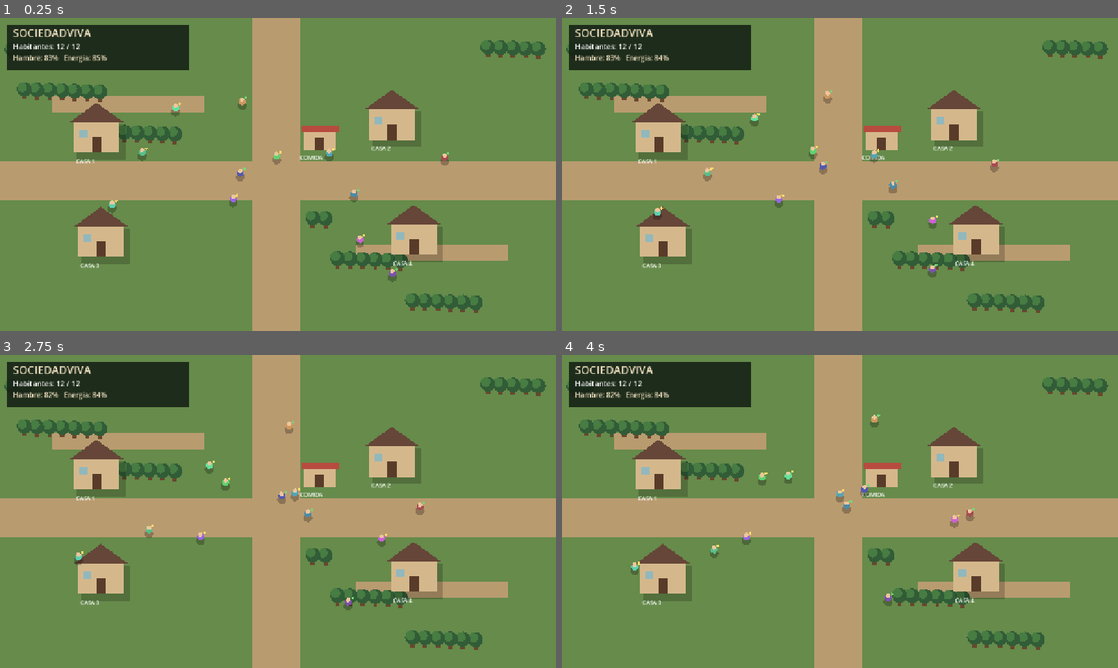
Above: before the commit, frames 1-4 (two rows, left to right).
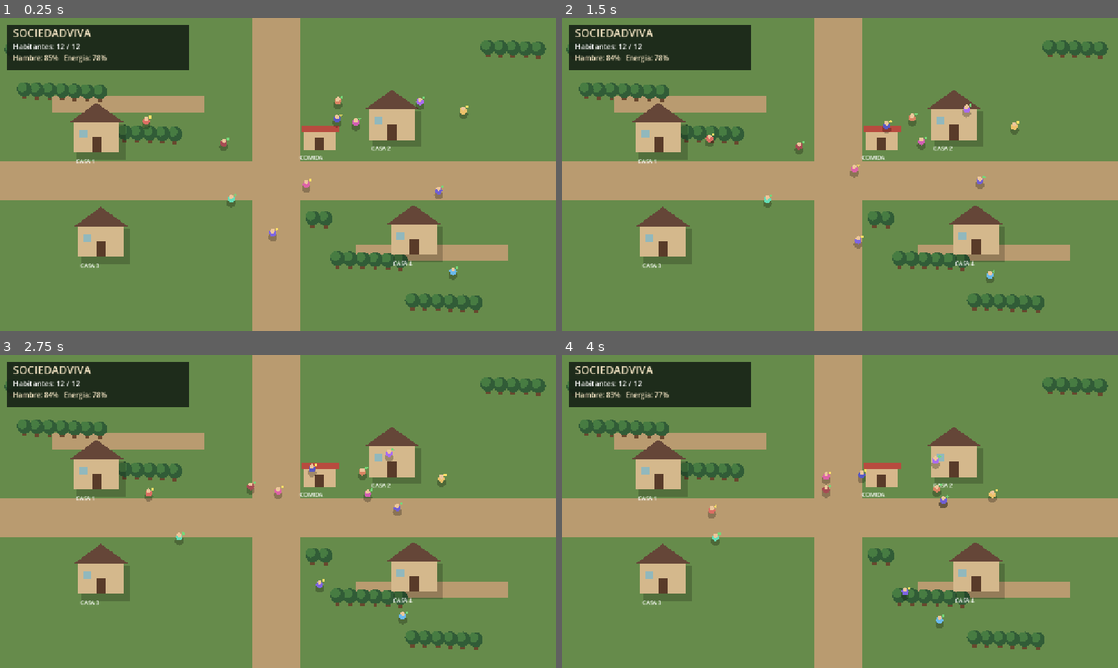
Above: after the commit, the same moments.

Repository: andy2002pro-tech/Kingdom
Game: Godot game, scene res://scenes/main/main.tscn
Same seed, same stepped clock (60 frames per second), same inputs: the game is played once before the commit and once after it.
Inputs:
- Up to frame 1 (0.25 s): no input
- Up to frame 2 (1.5 s): no input
- Up to frame 3 (2.75 s): no input
- Up to frame 4 (4 s): no input

The runs differ from the first frame. In frame 1, 1.2% of the frame differs, in the area x 8-85%, y 11-85%; in frame 2, 1.2%, in the area x 8-83%, y 11-85%; in frame 3, 1.2%; in frame 4, 1.2%.

Commit message:
SociedadViva v0.3.0 - Relaciones y conversaciones

Diff:
--- a/scripts/main.gd
+++ b/scripts/main.gd
@@ -41,6 +41,8 @@
         person.target = _random_target()
         citizens.append(person)
 
+    _initialize_relationships()
+
 func _random_target() -> Vector2:
     return Vector2(
         rng.randf_range(100, 1180),
@@ -115,7 +117,179 @@
             if person.position.distance_to(person.target) < 8.0:
                 person.target = _random_target()
 
+    _update_social(person, delta)
     person.update_mood()
+
+
+func _initialize_relationships() -> void:
+    for i in range(citizens.size()):
+        for j in range(i + 1, citizens.size()):
+            var first = citizens[i]
+            var second = citizens[j]
+            var affinity = rng.randf_range(-12.0, 15.0)
+
+            if first.personality == second.personality:
+                affinity += 3.0
+
+            first.set_relationship(second.id, affinity)
+            second.set_relationship(first.id, affinity)
+
+
+func _get_citizen_by_id(citizen_id: int) -> Citizen:
+    for person in citizens:
+        if person.id == citizen_id:
+            return person
+
+    return null
+
+
+func _update_social(person: Citizen, delta: float) -> void:
+    if person.social_partner_id == -1:
+        if person.activity != "Paseando":
+            return
+
+        if person.hunger < 45.0 or person.energy < 40.0:
+            return
+
+        person.social_cooldown = maxf(
+            0.0,
+            person.social_cooldown - delta
+        )
+
+        if person.social_cooldown > 0.0:
+            return
+
+        var nearest: Citizen = null
+        var best_distance = 110.0
+
+        for other in citizens:
+            if other.id == person.id:
+                continue
+
+            if other.social_partner_id != -1:
+                continue
+
+            if other.activity != "Paseando":
+                continue
+
+            if other.hunger < 45.0 or other.energy < 40.0:
+                continue
+
+            var distance = person.position.distance_to(other.position)
+
+            if distance < best_distance:
+                best_distance = distance
+                nearest = other
+
+        if nearest == null:
+            person.social_cooldown = 1.5
+            return
+
+        var meeting_point = (
+            person.position + nearest.position
+        ) / 2.0
+
+        person.social_partner_id = nearest.id
+        nearest.social_partner_id = person.id
+
+        person.social_time = 0.0
+        nearest.social_time = 0.0
+
+        person.activity = "Conversando"
+        nearest.activity = "Conversando"
+
+        person.target = meeting_point
+        nearest.target = meeting_point
+        return
+
+    var partner = _get_citizen_by_id(person.social_partner_id)
+
+    if partner == null:
+        _end_conversation(person, null)
+        return
+
+    if partner.social_partner_id != person.id:
+        _end_conversation(person, partner)
+        return
+
+    if person.activity != "Conversando":
+        _end_conversation(person, partner)
+        return
+
+    if partner.activity != "Conversando":
+        _end_conversation(person, partner)
+        return
+
+    # Solo el ciudadano con menor ID controla el tiempo.
+    if person.id > partner.id:
+        return
+
+    var meeting_point = (
+        person.position + partner.position
+    ) / 2.0
+
+    person.target = meeting_point
+    partner.target = meeting_point
+
+    if person.position.distance_to(partner.position) < 45.0:
+        person.social_time += delta
+
+    if person.social_time >= 3.5:
+        var affinity_change = 2.0
+
+        if rng.randf() < 0.18:
+            affinity_change = -2.0
+
+        if person.personality == partner.personality:
+            affinity_change += 1.0
+
+        person.adjust_relationship(
+            partner.id,
+            affinity_change
+        )
+
+        partner.adjust_relationship(
+            person.id,
+            affinity_change
+        )
+
+        person.conversations += 1
+        partner.conversations += 1
+
+        person.happiness = minf(
+            100.0,
+            person.happiness + 2.0
+        )
+
+        partner.happiness = minf(
+            100.0,
+            partner.happiness + 2.0
+        )
+
+        _end_conversation(person, partner)
+
+
+func _end_conversation(
+    person: Citizen,
+    partner: Citizen
+) -> void:
+    person.social_partner_id = -1
+    person.social_time = 0.0
+    person.social_cooldown = rng.randf_range(10.0, 18.0)
+
+    if person.activity == "Conversando":
+        person.activity = "Paseando"
+        person.target = _random_target()
+
+    if partner != null:
+        partner.social_partner_id = -1
+        partner.social_time = 0.0
+        partner.social_cooldown = rng.randf_range(10.0, 18.0)
+
+        if partner.activity == "Conversando":
+            partner.activity = "Paseando"
+            partner.target = _random_target()
+
 
 func _mood_color(mood: String) -> Color:
     match mood:
--- a/scripts/models/citizen.gd
+++ b/scripts/models/citizen.gd
@@ -34,6 +34,13 @@
 var mood: String = "Contento"
 var activity: String = "Paseando"
 
+# Sistema social v0.3.0
+var relationships: Dictionary = {}
+var social_partner_id: int = -1
+var social_time: float = 0.0
+var social_cooldown: float = 0.0
+var conversations: int = 0
+
 func initialize(citizen_id: int, rng: RandomNumberGenerator) -> void:
     id = citizen_id
     citizen_name = NAMES[citizen_id % NAMES.size()]
@@ -63,6 +70,36 @@
     mood = "Contento"
     activity = "Paseando"
 
+    relationships.clear()
+    social_partner_id = -1
+    social_time = 0.0
+    social_cooldown = rng.randf_range(2.0, 8.0)
+    conversations = 0
+
+func set_relationship(other_id: int, affinity: float) -> void:
+    relationships[other_id] = clampf(affinity, -100.0, 100.0)
+
+func get_relationship(other_id: int) -> float:
+    return float(relationships.get(other_id, 0.0))
+
+func adjust_relationship(other_id: int, amount: float) -> void:
+    set_relationship(
+        other_id,
+        get_relationship(other_id) + amount
+    )
+
+func get_relationship_status(other_id: int) -> String:
+    var affinity = get_relationship(other_id)
+
+    if affinity >= 60.0:
+        return "Amigo"
+    elif affinity <= -40.0:
+        return "Rival"
+    elif affinity >= 15.0:
+        return "Conocido"
+    else:
+        return "Desconocido"
+
 func update_mood() -> void:
     if hunger < 20.0:
         mood = "Hambriento"
